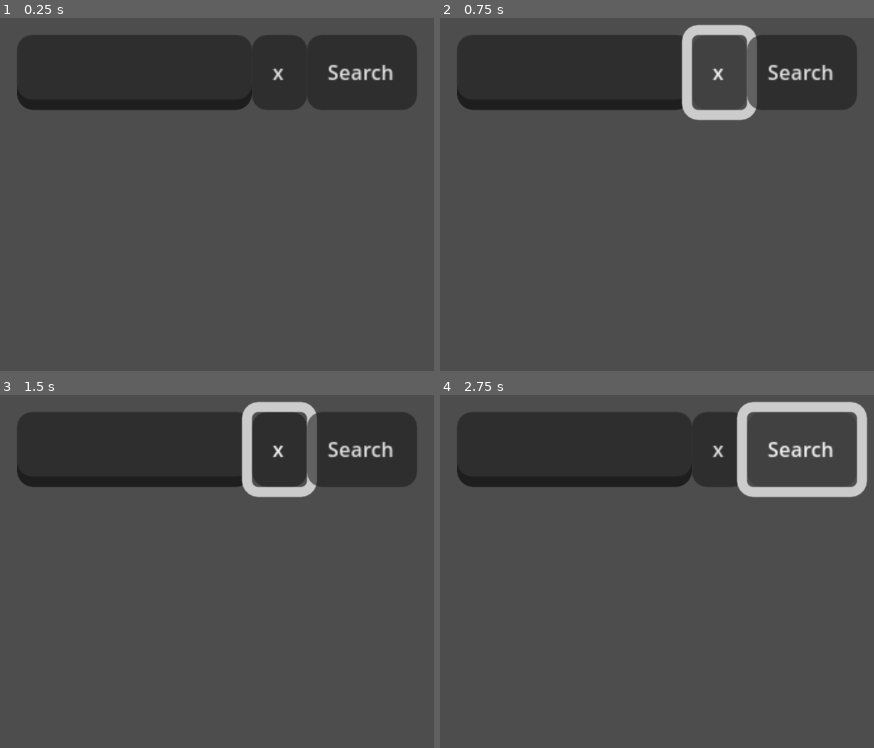
Above: before the commit, frames 1-4 (two rows, left to right).
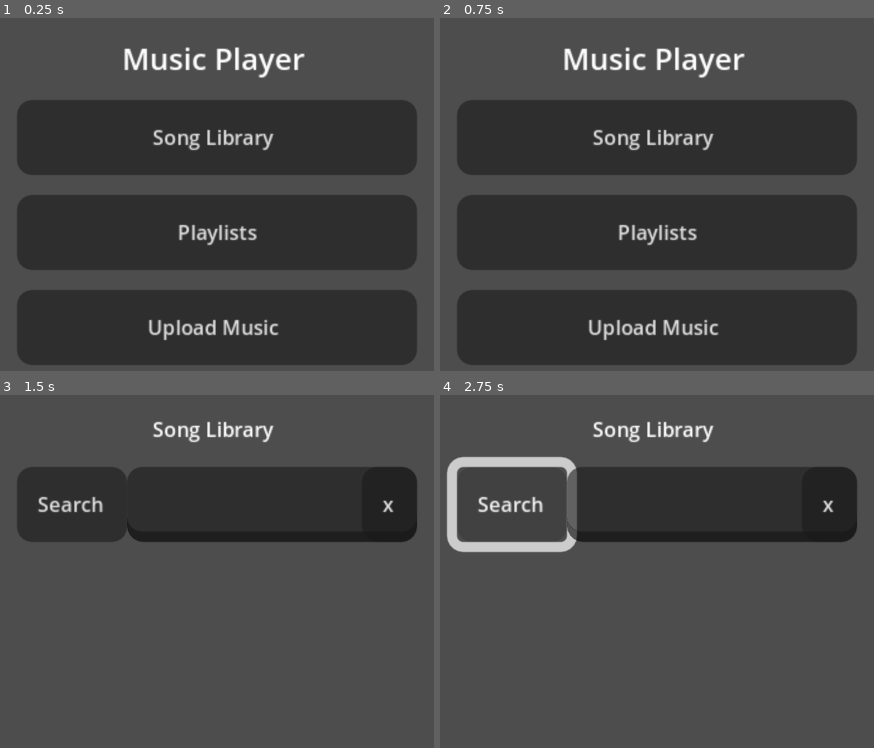
Above: after the commit, the same moments.

Repository: ConstellationSloth/MusicPlayer
Game: Godot game, scene res://Scenes/main.tscn
Same seed, same stepped clock (60 frames per second), same inputs: the game is played once before the commit and once after it.
Inputs (mouse positions are in pixels of both pictures, inside the frame that each line leads up to):
- Up to frame 1 (0.25 s): no input
- Up to frame 2 (0.75 s): click (717, 70) at 0.5 s, where only the run before the commit has a clickable "x"
- Up to frame 3 (1.5 s): click (217, 515) at 1.25 s, where only the run after the commit has a clickable "Song Library"
- Up to frame 4 (2.75 s): click "Search" at 2 s

The runs differ from the first frame. In frame 1, 71% of the frame differs, in the area x 3-97%, y 4-99%; in frame 2, 70%; in frame 3, 28%; in frame 4, 25%.
Error before the commit: Invalid access to property or key 'text' on a base object of type 'Nil'. (res://Scenes/song_list.gd:42)

Commit message:
song library is now connected and playlists can be started froma  specific song

Diff:
--- a/Scenes/main.gd
+++ b/Scenes/main.gd
@@ -5,7 +5,7 @@
 @export var add_song_scene : PackedScene
 @export var home_scene : PackedScene
 @export var playlist_scene : PackedScene
-
+@export var song_library_scene : PackedScene
 @onready var stream_player = $AudioStreamPlayer
 @onready var scene_container = $PageContainer
 
@@ -14,6 +14,13 @@
 	EventBus.song_added.connect(on_song_added)
 	EventBus.view_playlists_selected.connect(view_playlists)
 	EventBus.playlist_selected.connect(view_playlist)
+	EventBus.view_song_library_selected.connect(view_song_library)
+	go_to_home()
+
+func view_song_library():
+	var library = song_library_scene.instantiate()
+	clear_page()
+	set_page(library)
 
 func view_playlist(playlist: Playlist):
 	clear_page()
@@ -26,13 +33,18 @@
 	var node = playlist_list_scene.instantiate()
 	set_page(node)
 
+func go_to_home():
+	clear_page()
+	var home_page = home_scene.instantiate()
+	set_page(home_page)
+
 func set_page(node: Node):
 	clear_page()
 	scene_container.add_child(node)
 
 func on_song_added():
-	var home_page = home_scene.instantiate()
-	set_page(home_page)
+	go_to_home()
+	# TODO: have a toast or something indicating success
 
 func clear_page():
 	for child in scene_container.get_children():
--- a/Scenes/main.tscn
+++ b/Scenes/main.tscn
@@ -9,7 +9,7 @@
 [ext_resource type="PackedScene" uid="uid://ndtwl71c28u6" path="res://Autoloads/PlaylistPlayer.tscn" id="5_kry3j"]
 [ext_resource type="PackedScene" uid="uid://8ke344xwx38r" path="res://Scenes/playlist_screen.tscn" id="5_ynf5e"]
 [ext_resource type="PackedScene" uid="uid://d4ihuuf42jp7c" path="res://Scenes/PlaylistPopupPanel.tscn" id="6_21xkr"]
-[ext_resource type="PackedScene" uid="uid://dfr1mj0la8mxg" path="res://Scenes/song_list.tscn" id="8_hptm8"]
+[ext_resource type="PackedScene" uid="uid://iqf1ser6fd47" path="res://Scenes/song_library.tscn" id="6_hptm8"]
 
 [node name="Main" type="Control"]
 layout_mode = 3
@@ -23,6 +23,7 @@
 add_song_scene = ExtResource("4_21xkr")
 home_scene = ExtResource("4_344ge")
 playlist_scene = ExtResource("5_ynf5e")
+song_library_scene = ExtResource("6_hptm8")
 
 [node name="BG" parent="." instance=ExtResource("2_jjvhh")]
 layout_mode = 0
@@ -45,7 +46,7 @@
 theme_override_constants/margin_right = 5
 theme_override_constants/margin_bottom = 10
 
-[node name="SongList" parent="PageContainer" instance=ExtResource("8_hptm8")]
+[node name="Home" parent="PageContainer" instance=ExtResource("4_344ge")]
 layout_mode = 2
 
 [node name="AudioStreamPlayer" parent="." instance=ExtResource("5_kry3j")]
--- a/Scenes/playlist_screen.gd
+++ b/Scenes/playlist_screen.gd
@@ -12,18 +12,40 @@
 	for song_id in playlist.songs:
 		#load song info
 		var song_info : Song = ResourceLoader.load(Globals.SONG_INFO_DIRECTORY+str(song_id)+".tres")
+		print('song name:', song_info.name)
 		songs[song_info.id] = song_info
-		var song_row = song_row_scene.instantiate()
+		var song_row : SongRow = song_row_scene.instantiate()
 		song_row.set_song(song_info)
 		#TODO: connect to song selected signal
+		song_row.song_selected.connect(on_song_selected)
 		song_container.add_child(song_row)
+
+func on_song_selected(song: Song):
+	#if shuffle, make the shuffle with this song in first position
+	#if not, make the whole playlist, then go through and remove the songs before the one selected
+	var songs_to_play = get_all_playlist_songs()
+	var indexes_to_remove = []
+	for idx in range(len(songs_to_play)):
+		var song_info = songs_to_play[idx]
+		if song_info.id != song.id:
+			indexes_to_remove.append(idx)
+		else:
+			break
+	indexes_to_remove.reverse()
+	for idx in indexes_to_remove:
+		songs_to_play.remove_at(idx)
+	PlaylistPlayer.play_songs(songs_to_play)
+
+func get_all_playlist_songs() -> Array[Song] :
+	var songs_to_play: Array[Song] = []
+	for song_id in playlist.songs:
+		songs_to_play.append(songs[song_id])
+	return songs_to_play
 
 func set_playlist(playlist_to_set: Playlist):
 	playlist = playlist_to_set
 
 func _on_play_pressed():
 	#turn the songs into a list
-	var songs_to_play: Array[Song] = []
-	for song_id in playlist.songs:
-		songs_to_play.append(songs[song_id])
+	var songs_to_play: Array[Song] = get_all_playlist_songs()
 	PlaylistPlayer.play_songs(songs_to_play)
--- a/Scenes/playlist_screen.tscn
+++ b/Scenes/playlist_screen.tscn
@@ -47,18 +47,26 @@
 
 [node name="ConfirmationDialog" type="ConfirmationDialog" parent="."]
 
-[node name="Play" type="Button" parent="."]
+[node name="Buttons" type="HBoxContainer" parent="."]
 layout_mode = 2
+
+[node name="Play" type="Button" parent="Buttons"]
+layout_mode = 2
+size_flags_horizontal = 3
 text = "Play"
 
-[node name="AddSong" type="Button" parent="."]
+[node name="AddSong" type="Button" parent="Buttons"]
 layout_mode = 2
+size_flags_horizontal = 3
 text = "Add Song"
 
 [node name="ScrollContainer" type="ScrollContainer" parent="."]
 layout_mode = 2
+size_flags_vertical = 3
 
 [node name="Songs" type="VBoxContainer" parent="ScrollContainer"]
 layout_mode = 2
+size_flags_horizontal = 3
+size_flags_vertical = 3
 
-[connection signal="pressed" from="Play" to="." method="_on_play_pressed"]
+[connection signal="pressed" from="Buttons/Play" to="." method="_on_play_pressed"]
--- /dev/null
+++ b/Scenes/song_library.tscn
@@ -0,0 +1,24 @@
+[gd_scene load_steps=2 format=3 uid="uid://iqf1ser6fd47"]
+
+[ext_resource type="PackedScene" uid="uid://dfr1mj0la8mxg" path="res://Scenes/song_list.tscn" id="1_hfdhx"]
+
+[node name="SongLibrary" type="Control"]
+layout_mode = 3
+anchors_preset = 0
+
+[node name="VBoxContainer" type="VBoxContainer" parent="."]
+layout_mode = 1
+anchors_preset = 15
+anchor_right = 1.0
+anchor_bottom = 1.0
+grow_horizontal = 2
+grow_vertical = 2
+
+[node name="Title" type="Label" parent="VBoxContainer"]
+layout_mode = 2
+text = "Song Library"
+horizontal_alignment = 1
+
+[node name="SongList" parent="VBoxContainer" instance=ExtResource("1_hfdhx")]
+layout_mode = 2
+size_flags_vertical = 3
--- a/Scenes/song_list.gd
+++ b/Scenes/song_list.gd
@@ -46,3 +46,9 @@
 			shown_songs.append(song)
 	clear_songs()
 	add_songs()
+
+
+func _on_clear_search_pressed():
+	clear_songs()
+	shown_songs = songs.duplicate()
+	add_songs()
--- a/Scenes/song_list.tscn
+++ b/Scenes/song_list.tscn
@@ -4,7 +4,7 @@
 [ext_resource type="Script" uid="uid://c81evrtqtd7ly" path="res://Scenes/song_list.gd" id="1_ulvc6"]
 [ext_resource type="PackedScene" uid="uid://crn344do5xq1p" path="res://Scenes/song_row.tscn" id="2_4yn0g"]
 
-[node name="SongList" type="VBoxContainer" node_paths=PackedStringArray("song_rows")]
+[node name="SongList" type="VBoxContainer" node_paths=PackedStringArray("song_rows", "search_bar")]
 anchors_preset = 15
 anchor_right = 1.0
 anchor_bottom = 1.0
@@ -14,22 +14,46 @@
 script = ExtResource("1_ulvc6")
 song_row_scene = ExtResource("2_4yn0g")
 song_rows = NodePath("ScrollContainer/SongRows")
+search_bar = NodePath("HBoxContainer/Control/SearchBar")
+
+[node name="HBoxContainer" type="HBoxContainer" parent="."]
+layout_mode = 2
+theme_override_constants/separation = 0
+
+[node name="Search" type="Button" parent="HBoxContainer"]
+layout_mode = 2
+text = "Search"
+
+[node name="Control" type="Control" parent="HBoxContainer"]
+layout_mode = 2
+size_flags_horizontal = 3
+
+[node name="SearchBar" type="LineEdit" parent="HBoxContainer/Control"]
+layout_mode = 1
+anchors_preset = 15
+anchor_right = 1.0
+anchor_bottom = 1.0
+grow_horizontal = 2
+grow_vertical = 2
+size_flags_horizontal = 3
+
+[node name="ClearSearch" type="Button" parent="HBoxContainer/Control"]
+layout_mode = 1
+anchors_preset = 6
+anchor_left = 1.0
+anchor_top = 0.5
+anchor_right = 1.0
+anchor_bottom = 0.5
+offset_left = -11.0
+offset_top = -7.5
+offset_bottom = 7.5
+grow_horizontal = 0
+grow_vertical = 2
+text = "x"
 
 [node name="SearchRow" type="HBoxContainer" parent="."]
 layout_mode = 2
 theme_override_constants/separation = 0
-
-[node name="SearchBar" type="LineEdit" parent="SearchRow"]
-layout_mode = 2
-size_flags_horizontal = 3
-
-[node name="ClearSearch" type="Button" parent="SearchRow"]
-layout_mode = 2
-text = "x"
-
-[node name="Search" type="Button" parent="SearchRow"]
-layout_mode = 2
-text = "Search"
 
 [node name="ScrollContainer" type="ScrollContainer" parent="."]
 layout_mode = 2
@@ -40,4 +64,5 @@
 size_flags_horizontal = 3
 size_flags_vertical = 3
 
-[connection signal="pressed" from="SearchRow/Search" to="." method="_on_search_pressed"]
+[connection signal="pressed" from="HBoxContainer/Search" to="." method="_on_search_pressed"]
+[connection signal="pressed" from="HBoxContainer/Control/ClearSearch" to="." method="_on_clear_search_pressed"]
--- /dev/null
+++ b/default_bus_layout.tres
@@ -0,0 +1,4 @@
+[gd_resource type="AudioBusLayout" format=3 uid="uid://dc7uxkckb2tcu"]
+
+[resource]
+bus/0/volume_db = -8.009033
